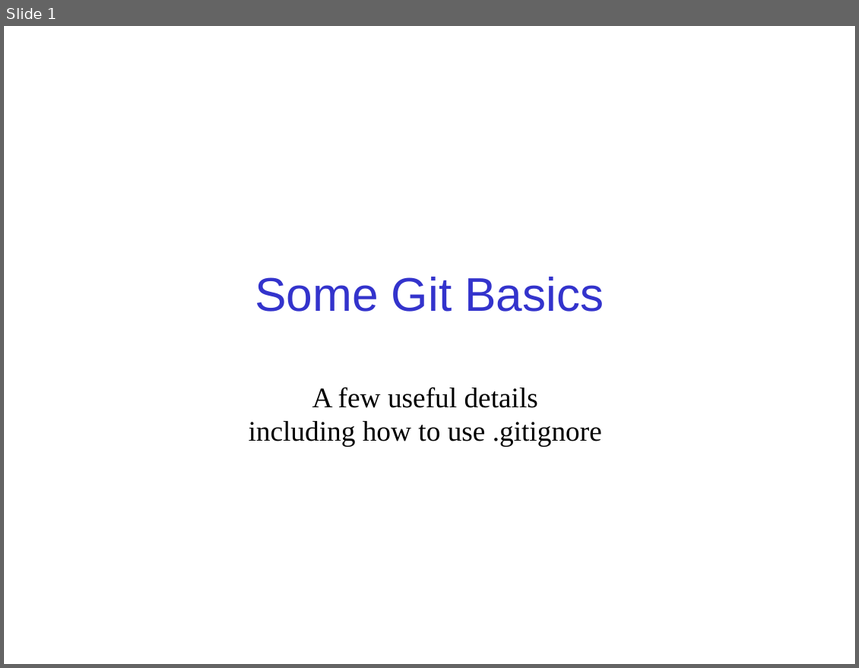
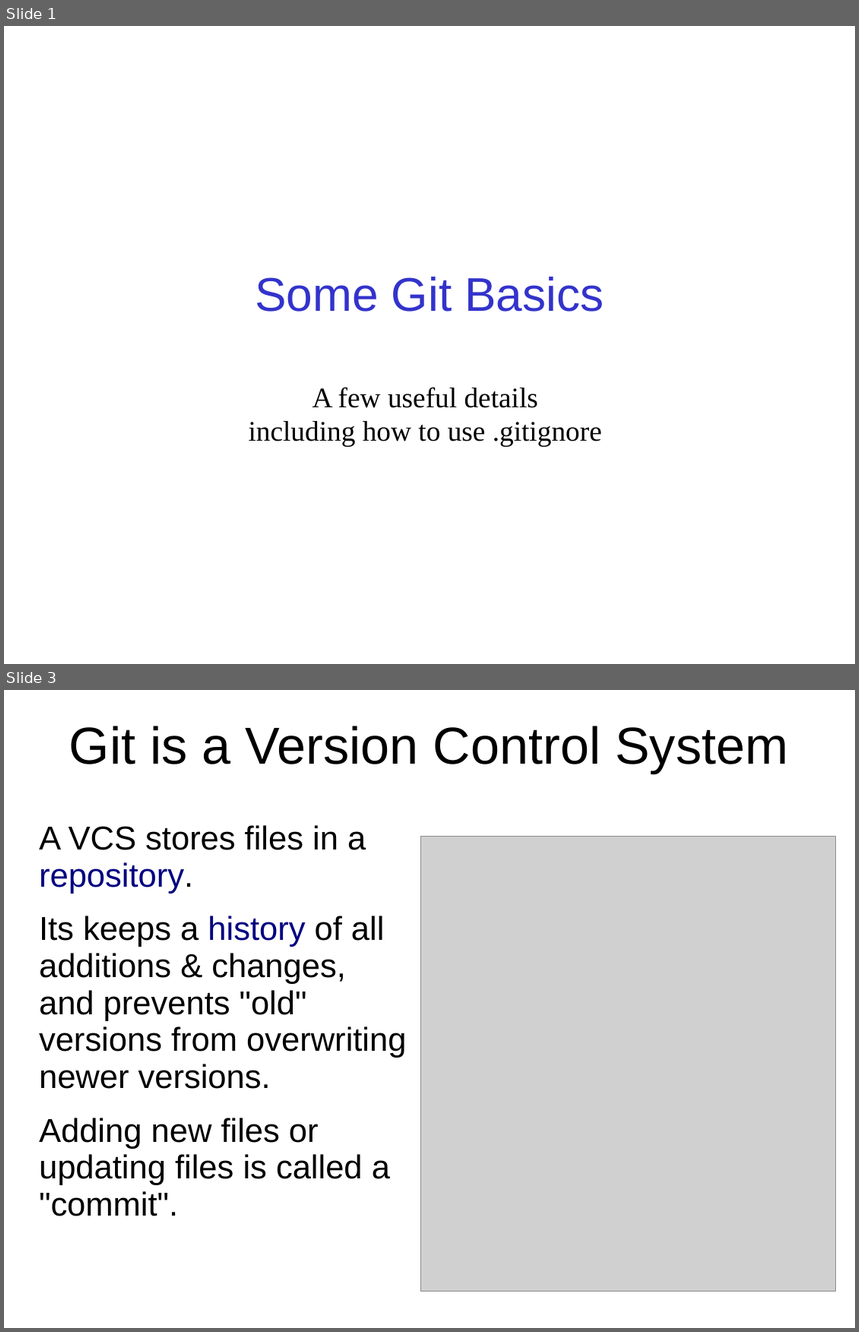
Before and after one commit to skeoop/skeoop.github.io, a slide deck: git/Git-Basics.ppt. Shown one above the other, each under a label of ours: slide 1 before the commit, slides 1 and 3 after it; the slides between them are not shown. The pictures are 859x668 and 859x1332 pixels, drawn with LibreOffice and Linux fonts; fonts in the diff are those of the drawing; grey boxes stand for pictures. Boxes give left, top, right and bottom in pixels: in the first picture for what was removed or moved away, otherwise in the second. Text is boxed around its words. In the diff, an @@ line names an element or a change of style, - is before the commit and + after.

```diff
--- a/git/Git-Basics.ppt
+++ b/git/Git-Basics.ppt
@@ slide 3 added at <box>4,690,855,1328</box>, background #FFFFFF @@
@@ title added at <box>69,726,788,773</box>, 44 pt, text #000000 @@
+Git is a Version Control System
@@ text added at <box>39,825,406,1217</box>, 28 pt, text #000000 @@
+A VCS stores files in a repository.
+Its keeps a history of all additions & changes, and prevents "old" versions from overwriting newer versions.
+Adding new files or updating files is called a "commit".
@@ picture added at <box>421,837,835,1292</box> @@
```
Also in this commit, not shown: 2 slides changed, 19 other slides added, 4 other files.
